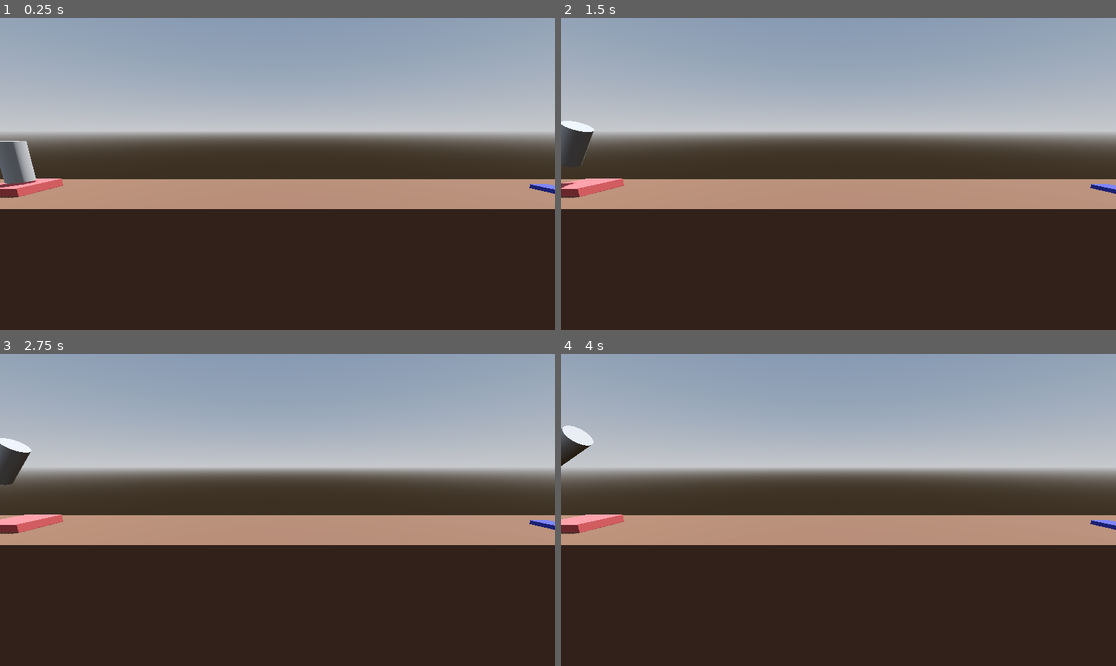
Above: before the commit, frames 1-4 (two rows, left to right).
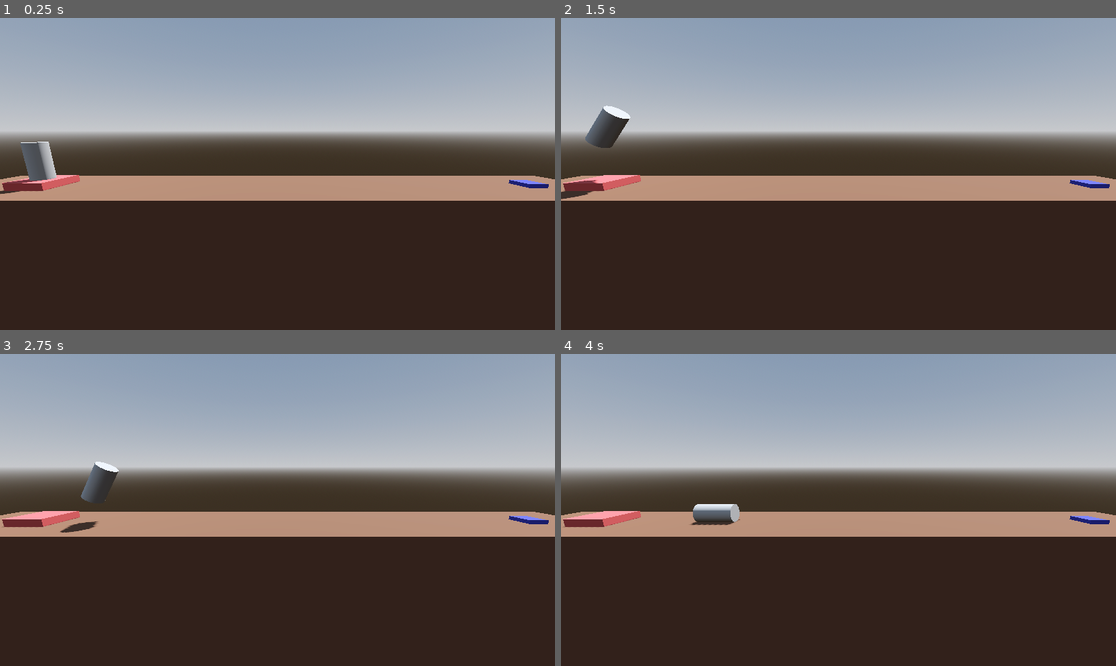
Above: after the commit, the same moments.

Repository: AlexanderMendivil/project_boost
Game: Godot game, scene res://level.tscn
The game is run twice, just before and just after one commit, with the same random seed, the same clock (stepped at 60 frames per second) and the same inputs. This scene is started directly instead of the project's main scene.
Inputs:
- Up to frame 1 (0.25 s): no input
- Up to frame 2 (1.5 s): tap Enter (ui_accept) at 0.5, 0.77, 0.8, 1.07, 1.35 s; hold Right (ui_right) 0.53-1.28 s; hold Space (boost, bound only after the commit) 0.53-1.28 s; hold Left (ui_left) from 1.28 s (still down)
- Up to frame 3 (2.75 s): tap Enter (ui_accept) at 1.52, 1.82, 2.3 s; tap Space (boost, bound only after the commit) at 1.55 s; release Left (ui_left) at 2.03 s; hold Right (ui_right) from 2.03 s (still down); hold Space (boost, bound only after the commit) from 2.03 s (still down)
- Up to frame 4 (4 s): release Space (boost, bound only after the commit) at 2.78 s; tap Space (boost, bound only after the commit) at 2.85 s; tap Enter (ui_accept) at 3.02, 3.32 s; release Right (ui_right) at 3.53 s; hold Left (ui_left) from 3.53 s (still down); hold Enter (ui_accept) from 3.53 s (still down)

The runs differ from the first frame. In frame 1, 5.2% of the frame differs, in the area x 0-100%, y 39-62%; in frame 2, 5.4%, in the area x 0-100%, y 28-62%; in frame 3, 5.4%; in frame 4, 5.1%.

Commit message:
playing around with physics and inputs

Diff:
--- a/level.tscn
+++ b/level.tscn
@@ -52,7 +52,7 @@
 material = SubResource("StandardMaterial3D_jimte")
 
 [node name="Camera3D" type="Camera3D" parent="."]
-transform = Transform3D(1, 0, 0, 0, 0.978148, 0.207912, 0, -0.207912, 0.978148, 0, 3, 10)
+transform = Transform3D(1, 0, 0, 0, 0.978148, 0.207912, 0, -0.207912, 0.978148, 0, 3, 11)
 
 [node name="player" parent="." instance=ExtResource("1_c6prt")]
 transform = Transform3D(1, 0, 0, 0, 1, 0, 0, 0, 1, -13, 1.5, 0)
--- a/player.gd
+++ b/player.gd
@@ -1,4 +1,4 @@
-extends Node3D
+extends RigidBody3D
 
 
 # Called when the node enters the scene tree for the first time.
@@ -12,11 +12,11 @@
 
 # Called every frame. 'delta' is the elapsed time since the previous frame.
 func _process(delta: float) -> void:
-	if Input.is_action_pressed("ui_accept"):
-		position.y += delta
+	if Input.is_action_pressed("boost"):
+		apply_central_force(basis.y * delta * 1000)
 
-	if(Input.is_action_pressed("ui_left")):
-		rotate_z(delta)
+	if(Input.is_action_pressed("rotate_left")):
+		apply_torque(Vector3(0.0, 0.0, 100.0) * delta)
 
-	if(Input.is_action_pressed("ui_right")):
-		rotate_z(-delta)
+	if(Input.is_action_pressed("rotate_right")):
+		apply_torque(Vector3(0.0, 0.0, -100.0) * delta)
--- a/player.tscn
+++ b/player.tscn
@@ -1,11 +1,21 @@
-[gd_scene load_steps=3 format=3 uid="uid://bc48g4t11vb6h"]
+[gd_scene load_steps=4 format=3 uid="uid://bc48g4t11vb6h"]
 
 [ext_resource type="Script" path="res://player.gd" id="1_ovivj"]
 
 [sub_resource type="CylinderMesh" id="CylinderMesh_4xoi7"]
 
-[node name="player" type="Node3D"]
+[sub_resource type="CylinderShape3D" id="CylinderShape3D_hdh6c"]
+
+[node name="player" type="RigidBody3D"]
+axis_lock_linear_z = true
+axis_lock_angular_x = true
+axis_lock_angular_y = true
+linear_damp = 1.0
+angular_damp = 3.0
 script = ExtResource("1_ovivj")
 
 [node name="MeshInstance3D" type="MeshInstance3D" parent="."]
 mesh = SubResource("CylinderMesh_4xoi7")
+
+[node name="CollisionShape3D" type="CollisionShape3D" parent="."]
+shape = SubResource("CylinderShape3D_hdh6c")
--- a/project.godot
+++ b/project.godot
@@ -14,3 +14,24 @@
 run/main_scene="res://player.tscn"
 config/features=PackedStringArray("4.1", "Forward Plus")
 config/icon="res://icon.svg"
+
+[input]
+
+boost={
+"deadzone": 0.5,
+"events": [Object(InputEventKey,"resource_local_to_scene":false,"resource_name":"","device":-1,"window_id":0,"alt_pressed":false,"shift_pressed":false,"ctrl_pressed":false,"meta_pressed":false,"pressed":false,"keycode":0,"physical_keycode":32,"key_label":0,"unicode":32,"echo":false,"script":null)
+, Object(InputEventKey,"resource_local_to_scene":false,"resource_name":"","device":-1,"window_id":0,"alt_pressed":false,"shift_pressed":false,"ctrl_pressed":false,"meta_pressed":false,"pressed":false,"keycode":0,"physical_keycode":87,"key_label":0,"unicode":119,"echo":false,"script":null)
+]
+}
+rotate_left={
+"deadzone": 0.5,
+"events": [Object(InputEventKey,"resource_local_to_scene":false,"resource_name":"","device":-1,"window_id":0,"alt_pressed":false,"shift_pressed":false,"ctrl_pressed":false,"meta_pressed":false,"pressed":false,"keycode":0,"physical_keycode":65,"key_label":0,"unicode":97,"echo":false,"script":null)
+, Object(InputEventKey,"resource_local_to_scene":false,"resource_name":"","device":-1,"window_id":0,"alt_pressed":false,"shift_pressed":false,"ctrl_pressed":false,"meta_pressed":false,"pressed":false,"keycode":0,"physical_keycode":4194319,"key_label":0,"unicode":0,"echo":false,"script":null)
+]
+}
+rotate_right={
+"deadzone": 0.5,
+"events": [Object(InputEventKey,"resource_local_to_scene":false,"resource_name":"","device":-1,"window_id":0,"alt_pressed":false,"shift_pressed":false,"ctrl_pressed":false,"meta_pressed":false,"pressed":false,"keycode":0,"physical_keycode":68,"key_label":0,"unicode":100,"echo":false,"script":null)
+, Object(InputEventKey,"resource_local_to_scene":false,"resource_name":"","device":-1,"window_id":0,"alt_pressed":false,"shift_pressed":false,"ctrl_pressed":false,"meta_pressed":false,"pressed":false,"keycode":0,"physical_keycode":4194321,"key_label":0,"unicode":0,"echo":false,"script":null)
+]
+}
